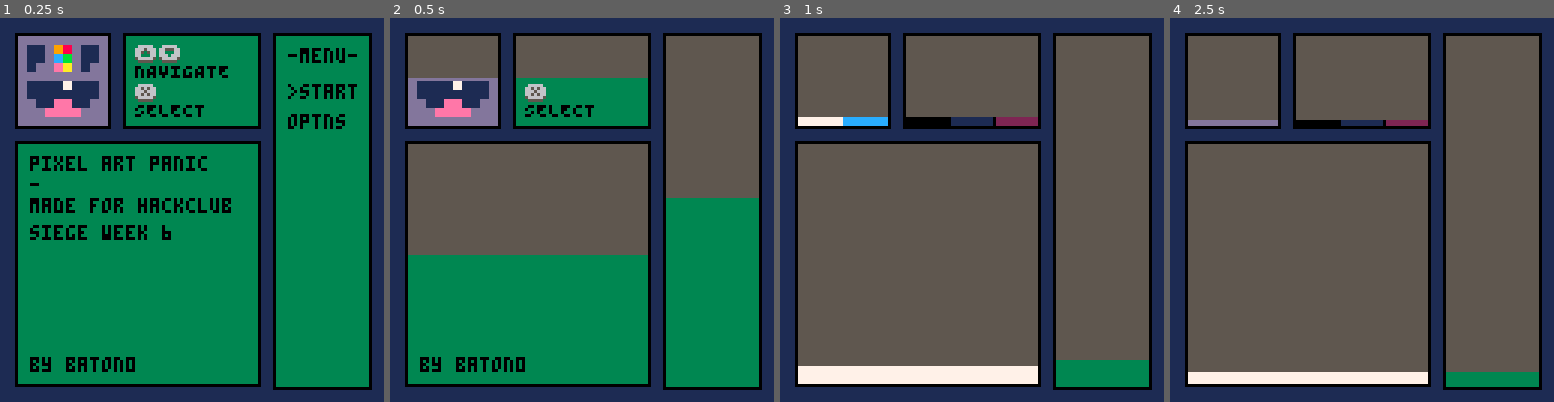
Above: before the commit, frames 1-4 (left to right).
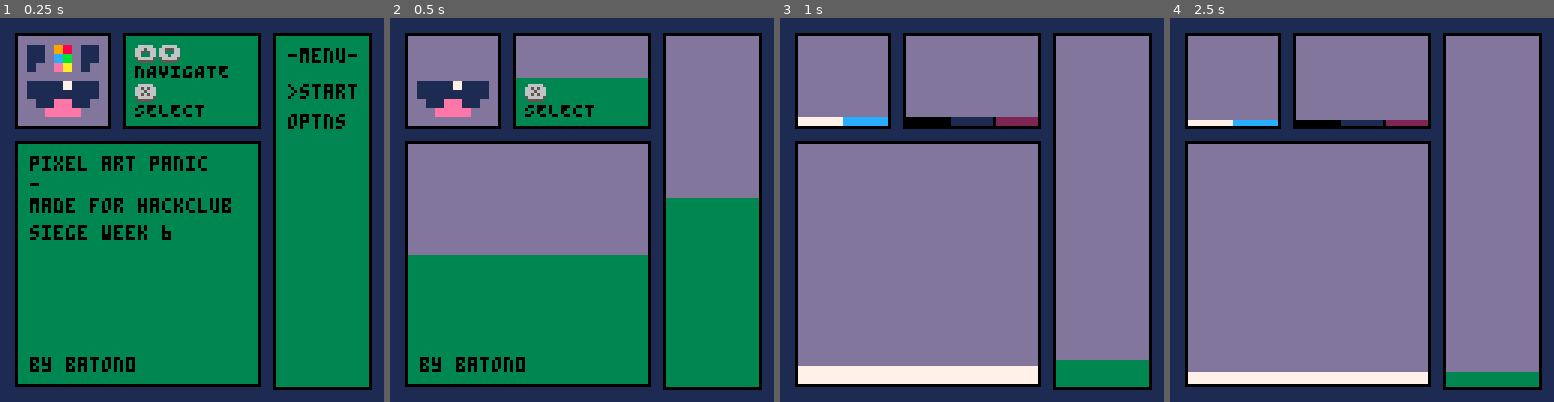
Above: after the commit, the same moments.

Repository: appellatebaton0/siege-6
Game: PICO-8 cartridge siege6.p8
The game is run twice, just before and just after one commit, with the same random seed, the same clock (stepped at 60 frames per second) and the same inputs.
Inputs:
- Up to frame 1 (0.25 s): no input
- Up to frame 2 (0.5 s): tap X (X key) at 0.33 s
- Up to frame 3 (1 s): tap O (Z key) at 0.7 s
- Up to frame 4 (2.5 s): tap X (X key) at 1.07, 1.85 s; hold Right 1.6-2.1 s; tap O (Z key) at 1.7, 2.1 s; hold Up 2.15-2.42 s; hold Right from 2.47 s (still down)

Frame 1 is identical in both runs. In frame 2, 35% of the frame differs, in the area x 4-97%, y 4-62%; in frame 3, 69%; in frame 4, 71%, in the area x 4-97%, y 4-93%.

Commit message:
v0.21 - Better Panes 2
Finished making all the panes state machines, and wiring up the transitions.

Diff:
--- a/siege6.lua
+++ b/siege6.lua
@@ -6,7 +6,7 @@
 outline_color = 0
 background_color = 1
 pane_color = 3
-transition_color = 5
+transition_color = 13
 
 function rectline(x, y, sx, sy, fill, outline)
     rectfill(x, y, x + sx, y + sy, fill)
@@ -68,6 +68,7 @@
                     menu_pane:change_menu("lose")
                     direct_pane:change_state("instructions")
                     game_pane:change_state("score")
+                    hint_pane:change_state("icon")
                 end
 
                 state:transition({menu_pane, game_pane, hint_pane, direct_pane})
@@ -271,6 +272,37 @@
 // The space that tells the player what to draw
 hint_pane = {
     x=5, y=5, sx=31, sy=31,
+
+    change_state=function(this, to)
+        this.state = to
+    end,
+    state = "icon",
+    states = {
+        icon=function (this)
+            for i=1,grid.grid_size do
+                for j=1,grid.grid_size do
+                    left = (this.x + 1) + ((i-1) * 3)
+                    top = (this.y + 1) + ((j-1) * 3)
+                    right = (this.x + 1) + ((i) * 3) - 1
+                    bottom = (this.y + 1) + ((j) * 3) - 1
+
+                    rectfill(left, top, right, bottom, this.default[i][j])
+                end
+            end
+        end,
+        hint=function(this)
+            for i=1,grid.grid_size do
+                for j=1,grid.grid_size do
+                    left = (this.x + 1) + ((i-1) * 3)
+                    top = (this.y + 1) + ((j-1) * 3)
+                    right = (this.x + 1) + ((i) * 3) - 1
+                    bottom = (this.y + 1) + ((j) * 3) - 1
+
+                    rectfill(left, top, right, bottom, grid.canvas[i][j])
+                end
+            end
+        end
+    },
 
     default = {
         {13,13,13,13,13,13,13,13,13,13,},
@@ -285,22 +317,12 @@
         {13,13,13,13,13,13,13,13,13,13,},
     },
 
+
+
     _draw=function(this)
         rect(this.x, this.y, this.x + this.sx, this.y + this.sy, outline_color)
 
-        canvas = grid.canvas
-        if state.in_menu then canvas = this.default end
-
-        for i=1,grid.grid_size do
-            for j=1,grid.grid_size do
-                left = (this.x + 1) + ((i-1) * 3)
-                top = (this.y + 1) + ((j-1) * 3)
-                right = (this.x + 1) + ((i) * 3) - 1
-                bottom = (this.y + 1) + ((j) * 3) - 1
-
-                rectfill(left, top, right, bottom, canvas[i][j])
-            end
-        end
+        this.states[this.state](this)
 
         if this.in_transition then
             rectfill(this.x + 1, this.y + 1, this.x + this.sx - 1, this.y + 1 + (this.sy - 2) * as_progress(state.transition_timer), transition_color)
@@ -488,6 +510,7 @@
                             this:change_menu("scoreboard")
                             direct_pane:change_state("colors")
                             game_pane:change_state("canvas")
+                            hint_pane:change_state("hint")
                         end
 
                 elseif menu.options[this.index] == "optns" then
@@ -581,8 +604,14 @@
                     state.score = 0
 
                     if menu.options[this.index] == "again" then
-                        state:start_round()
-                        this:change_menu("scoreboard")
+                        state:transition({menu_pane, direct_pane, game_pane, hint_pane})
+                        state.transition_calls["lose2game"]=function()
+                            state:start_round()
+                            this:change_menu("scoreboard")
+                            direct_pane:change_state("colors")
+                            game_pane:change_state("canvas")
+                            hint_pane:change_state("hint")
+                        end
                 elseif menu.options[this.index] == "menu" then
                         this:change_menu("main")
                     end
